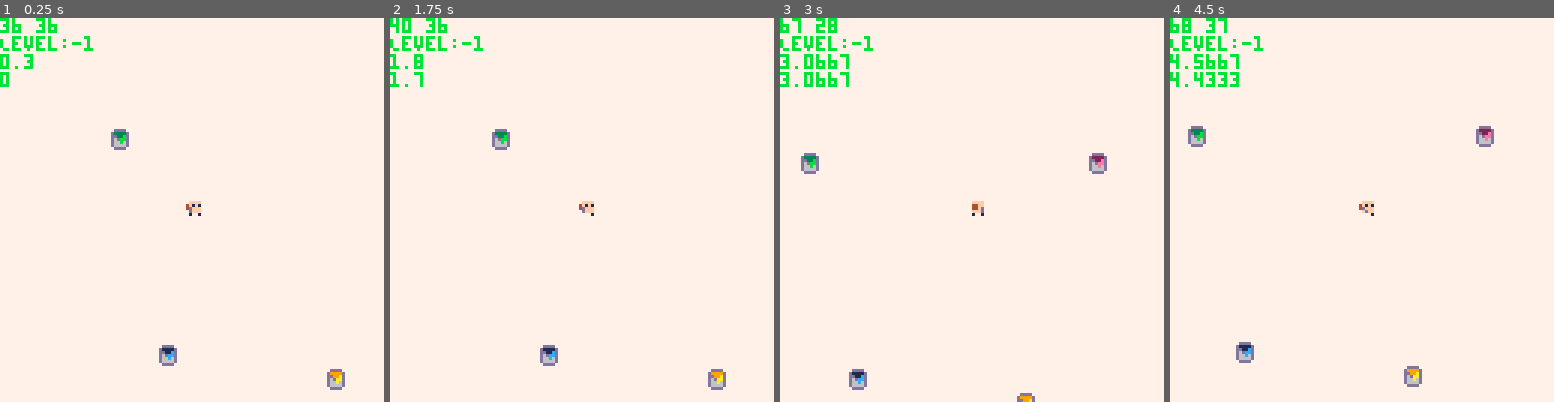
Above: before the commit, frames 1-4 (left to right).
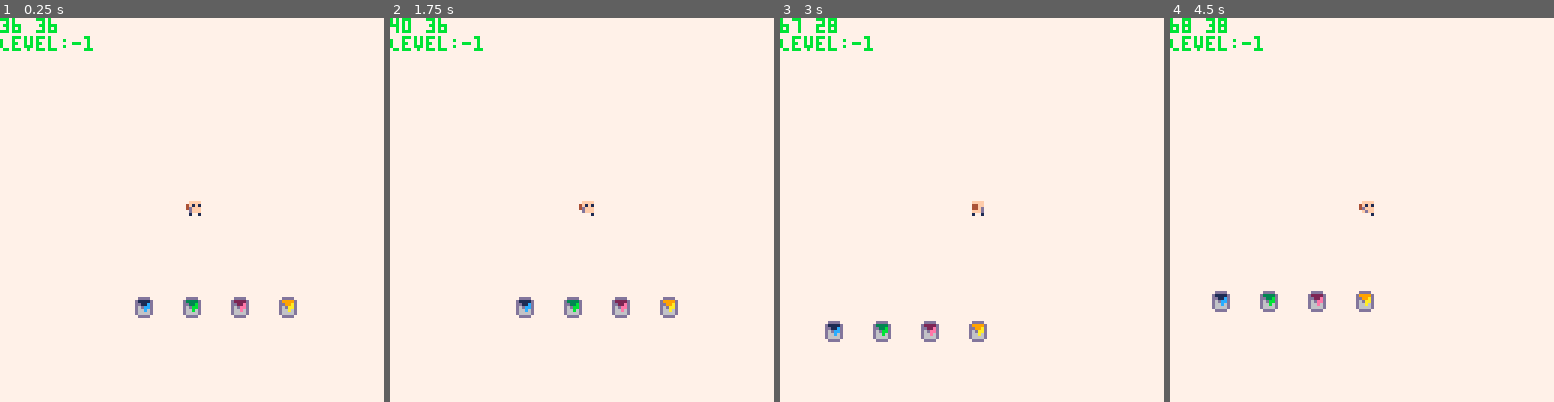
Above: after the commit, the same moments.

Repository: Beetrootmonkey/LudumDare45
Game: PICO-8 cartridge ld45.p8
The game is run twice, just before and just after one commit, with the same random seed, the same clock (stepped at 60 frames per second) and the same inputs.
Inputs:
- Up to frame 1 (0.25 s): no input
- Up to frame 2 (1.75 s): tap X (X key) at 0.33, 1.07 s; tap O (Z key) at 0.7, 1.7 s; hold Right from 1.6 s (still down)
- Up to frame 3 (3 s): tap X (X key) at 1.85, 2.97 s; release Right at 2.1 s; tap O (Z key) at 2.1, 2.5, 2.9 s; hold Up 2.15-2.42 s; hold Right from 2.47 s (still down)
- Up to frame 4 (4.5 s): release Right at 3.03 s; hold Left 3.08-3.58 s; tap O (Z key) at 3.3, 3.7, 4.1 s; hold Down 3.63-3.97 s; hold Right from 4.02 s (still down); tap X (X key) at 4.08 s

The runs differ from the first frame. In frame 1, 1.8% of the frame differs, in the area x 0-90%, y 9-97%; in frame 2, 1.9%; in frame 3, 2.3%; in frame 4, 2.5%, in the area x 0-85%, y 0-97%.

Commit message:
Update ld45.p8

Diff:
--- a/ld45.p8
+++ b/ld45.p8
@@ -19,7 +19,7 @@
  return visibleTiles[getKeyFromPos(pos)] == true
 end
 
-function revealTile(pos)
+function revealTile(pos, level)
  local tile = mget(pos.x, pos.y)
  if tile == nil then
   return
@@ -29,12 +29,12 @@
  if fget(tile, 1) then lvl += 1 end
  if fget(tile, 2) then lvl += 2 end
 
- if p.level >= lvl then
+ if level >= lvl then
   visibleTiles[getKeyFromPos(pos)] = true
   if tile >= 64 and tile < 128 then
-   printh("tile:" .. tile .. "->" .. tile + 16 * (p.level - lvl))
+   printh("tile:" .. tile .. "->" .. tile + 16 * (level - lvl))
    printh("level:" .. lvl)
-   mset(pos.x, pos.y, tile + 16 * (p.level - lvl))
+   mset(pos.x, pos.y, tile + 16 * (level - lvl))
   end
  end
 end
@@ -43,16 +43,10 @@
  return {
   x=36,
   y=36,
-  lastMoveSfx = 0,
   speed=1,
   move=function(self, newPos)
    self.x = newPos.x
    self.y = newPos.y
-
-   if(t() - 0.15 > self.lastMoveSfx) then
-    self.lastMoveSfx = t()
-    sfx(0)
-   end
   end,
   canMove=function(self, newPos)
    for i=1,#self.collisionBox do
@@ -181,19 +175,14 @@
   {x=-1, y= 1},
   {x= 1, y= 1}
  }
- projectile.move=function(self, newPos)
-  self.x = newPos.x
-  self.y = newPos.y
- end
  projectile.onCollision=function(self)
   for i=-1,1 do
    for j=-1,1 do
     local tilePos = {x=flr(projectile.x/8) + i, y=flr(projectile.y/8) + j}
-    revealTile(tilePos)
+    revealTile(tilePos, self.level)
    end
   end
   projectile.isAlive = false
-  sfx(1)
  end
  projectile.update=function(self, newPos)
     local dir = self:getDirection()
@@ -204,6 +193,10 @@
       local newPos = {x=self.x+dir.x, y=self.y+dir.y}
       local newPosX = {x=self.x+dir.x, y=self.y}
       local newPosY = {x=self.x, y=self.y+dir.y}
+
+
+       local tilePos = {x=flr(self.x/8), y=flr(self.y/8)}
+       revealTile(tilePos, self.level)
 
       if not self:canMove(newPos) then
        self:onCollision()
@@ -270,10 +263,10 @@
   for i=0, mapW-1 do
    local tile = mget(i, j)
    if tile == 0 then
-    mset(i, j, 1)
+    mset(i, j, 71)
    elseif tile >= 48 and tile <= 52 then
     createPowerup(i, j, tile - 48)
-    mset(i, j, 1)
+    mset(i, j, 71)
    end
   end
  end
@@ -337,8 +330,6 @@
 
  print(p.x .. " " .. p.y, cameraX, cameraY, green)
  print("Level:" .. p.level, cameraX, cameraY + 6, green)
- print(t(), cameraX, cameraY + 12, green)
- print(p.lastMoveSfx, cameraX, cameraY + 18, green)
 end
 
 
@@ -408,28 +399,22 @@
 
 
 __gff__
-0000000000000000000000000000000000000000000000000000000000000000000000000000000000000000000000000000000000000000000000000000000001010101010101000000000000000000030303030303030000000000000000000505050505050500000000000000000007070707070707000000000000000000
+0000000000000000000000000000000000000000000000000000000000000000000000000000000000000000000000000000000000000000000000000000000001010101010101000000000000000000030303030303030200000000000000000505050505050504000000000000000007070707070707060000000000000000
 0000000000000000000000000000000000000000000000000000000000000000000000000000000000000000000000000000000000000000000000000000000000000000000000000000000000000000000000000000000000000000000000000000000000000000000000000000000000000000000000000000000000000000
 __map__
-4040404040404040404050505050505000000000000000000000000000000000000000000000000000000000000000000000000000000000000000000000000000000000000000000000000000000000000000000000000000000000000000000000000000000000000000000000000000000000000000000000000000000000
-4031000040400040400050505032005000000000000000000000000000000000000000000000000000000000000000000000000000000000000000000000000000000000000000000000000000000000000000000000000000000000000000000000000000000000000000000000000000000000000000000000000000000000
-4040400040000040000050005000005000000000000000000000000000000000000000000000000000000000000000000000000000000000000000000000000000000000000000000000000000000000000000000000000000000000000000000000000000000000000000000000000000000000000000000000000000000000
+4040404040404040404050505000000000000000000000000000000000000000000000000000000000000000000000000000000000000000000000000000000000000000000000000000000000000000000000000000000000000000000000000000000000000000000000000000000000000000000000000000000000000000
+4040404040404000000000005000000000000000000000000000000000000000000000000000000000000000000000000000000000000000000000000000000000000000000000000000000000000000000000000000000000000000000000000000000000000000000000000000000000000000000000000000000000000000
+4000000000000000000000005000000000000000000000000000000000000000000000000000000000000000000000000000000000000000000000000000000000000000000000000000000000000000000000000000000000000000000000000000000000000000000000000000000000000000000000000000000000000000
+4000000000000000000000005000000000000000000000000000000000000000000000000000000000000000000000000000000000000000000000000000000000000000000000000000000000000000000000000000000000000000000000000000000000000000000000000000000000000000000000000000000000000000
+4000000000000000000000005050505000000000000000000000000000000000000000000000000000000000000000000000000000000000000000000000000000000000000000000000000000000000000000000000000000000000000000000000000000000000000000000000000000000000000000000000000000000000
 4000000000000000000000000000005000000000000000000000000000000000000000000000000000000000000000000000000000000000000000000000000000000000000000000000000000000000000000000000000000000000000000000000000000000000000000000000000000000000000000000000000000000000
-4000004000000000000000000000005000000000000000000000000000000000000000000000000000000000000000000000000000000000000000000000000000000000000000000000000000000000000000000000000000000000000000000000000000000000000000000000000000000000000000000000000000000000
-4000004040004000004000000000005000000000000000000000000000000000000000000000000000000000000000000000000000000000000000000000000000000000000000000000000000000000000000000000000000000000000000000000000000000000000000000000000000000000000000000000000000000000
-4000004000000000000000000000005000000000000000000000000000000000000000000000000000000000000000000000000000000000000000000000000000000000000000000000000000000000000000000000000000000000000000000000000000000000000000000000000000000000000000000000000000000000
 4000000000000000000000000000005000000000000000000000000000000000000000000000000000000000000000000000000000000000000000000000000000000000000000000000000000000000000000000000000000000000000000000000000000000000000000000000000000000000000000000000000000000000
-4000000000000000606060606060006000000000000000000000000000000000000000000000000000000000000000000000000000000000000000000000000000000000000000000000000000000000000000000000000000000000000000000000000000000000000000000000000000000000000000000000000000000000
-7000000000000000006000000000006000000000000000000000000000000000000000000000000000000000000000000000000000000000000000000000000000000000000000000000000000000000000000000000000000000000000000000000000000000000000000000000000000000000000000000000000000000000
-7070703000000000006060006060606000000000000000000000000000000000000000000000000000000000000000000000000000000000000000000000000000000000000000000000000000000000000000000000000000000000000000000000000000000000000000000000000000000000000000000000000000000000
-7000000000000000006033000000006000000000000000000000000000000000000000000000000000000000000000000000000000000000000000000000000000000000000000000000000000000000000000000000000000000000000000000000000000000000000000000000000000000000000000000000000000000000
-7000000000000000006060606060006000000000000000000000000000000000000000000000000000000000000000000000000000000000000000000000000000000000000000000000000000000000000000000000000000000000000000000000000000000000000000000000000000000000000000000000000000000000
-7000000000000000006000000000006000000000000000000000000000000000000000000000000000000000000000000000000000000000000000000000000000000000000000000000000000000000000000000000000000000000000000000000000000000000000000000000000000000000000000000000000000000000
-7070707070000000000000606060006000000000000000000000000000000000000000000000000000000000000000000000000000000000000000000000000000000000000000000000000000000000000000000000000000000000000000000000000000000000000000000000000000000000000000000000000000000000
+4000000000000000000000000000005000000000000000000000000000000000000000000000000000000000000000000000000000000000000000000000000000000000000000000000000000000000000000000000000000000000000000000000000000000000000000000000000000000000000000000000000000000000
+4000300031003200330000000000006000000000000000000000000000000000000000000000000000000000000000000000000000000000000000000000000000000000000000000000000000000000000000000000000000000000000000000000000000000000000000000000000000000000000000000000000000000000
+7000000000000000000000000000006000000000000000000000000000000000000000000000000000000000000000000000000000000000000000000000000000000000000000000000000000000000000000000000000000000000000000000000000000000000000000000000000000000000000000000000000000000000
+7000000000000000000000000000006000000000000000000000000000000000000000000000000000000000000000000000000000000000000000000000000000000000000000000000000000000000000000000000000000000000000000000000000000000000000000000000000000000000000000000000000000000000
+7070000000000000000000000000006000000000000000000000000000000000000000000000000000000000000000000000000000000000000000000000000000000000000000000000000000000000000000000000000000000000000000000000000000000000000000000000000000000000000000000000000000000000
+7070700000000000000000006060606000000000000000000000000000000000000000000000000000000000000000000000000000000000000000000000000000000000000000000000000000000000000000000000000000000000000000000000000000000000000000000000000000000000000000000000000000000000
+7070707000000000000000006060606000000000000000000000000000000000000000000000000000000000000000000000000000000000000000000000000000000000000000000000000000000000000000000000000000000000000000000000000000000000000000000000000000000000000000000000000000000000
+7070707070707000000000606060606000000000000000000000000000000000000000000000000000000000000000000000000000000000000000000000000000000000000000000000000000000000000000000000000000000000000000000000000000000000000000000000000000000000000000000000000000000000
 7070707070707070606060606060606000000000000000000000000000000000000000000000000000000000000000000000000000000000000000000000000000000000000000000000000000000000000000000000000000000000000000000000000000000000000000000000000000000000000000000000000000000000
-…(6 lines of a section not shown)…
Not shown, changed: 40 lines of the sprite sheet (__gfx__) section of ld45.p8
Not shown, changed: the music (__music__) section of ld45.p8
Not shown, changed: the sound effects (__sfx__) section of ld45.p8
